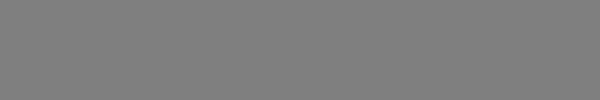
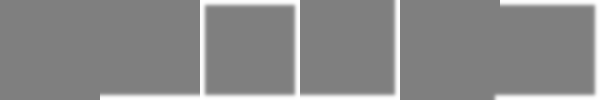
Two versions of the same layered image (600x100). Layer-by-layer changes:
painted on "Fog - All Sides" over [500, 0, 600, 100]
renamed "Fog - Three Sides" to "Fog - Inner Corner", painted on it over [491, 91, 500, 100]
renamed "Fog - Two Sides" to "Fog - Outer Corner", painted on it over [300, 0, 400, 100]
renamed "Fog - No Sides" to "Fog - Single", painted on it over [200, 0, 300, 100]
painted on "Fog - Straight" over [100, 91, 200, 100]
